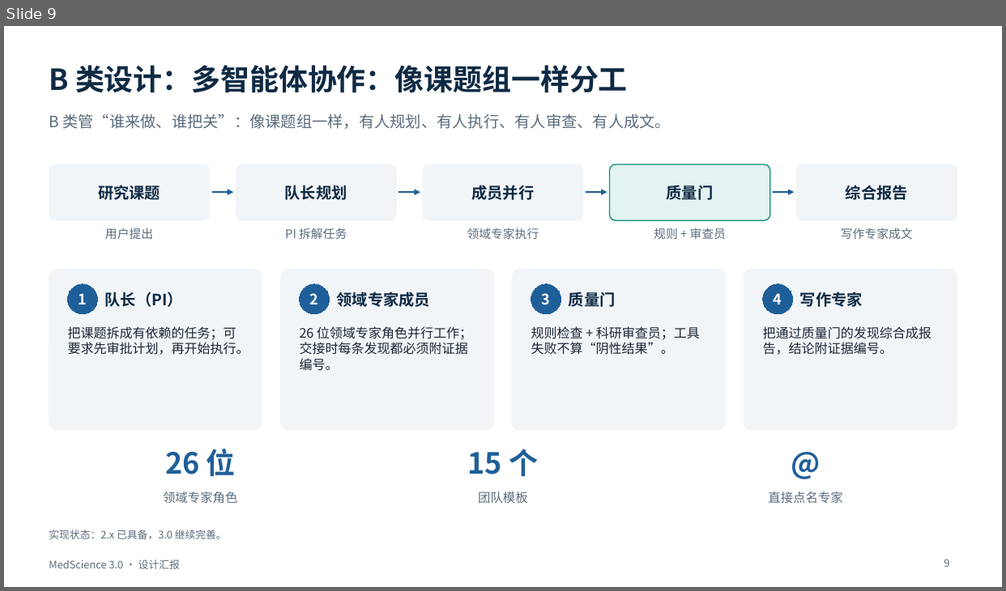
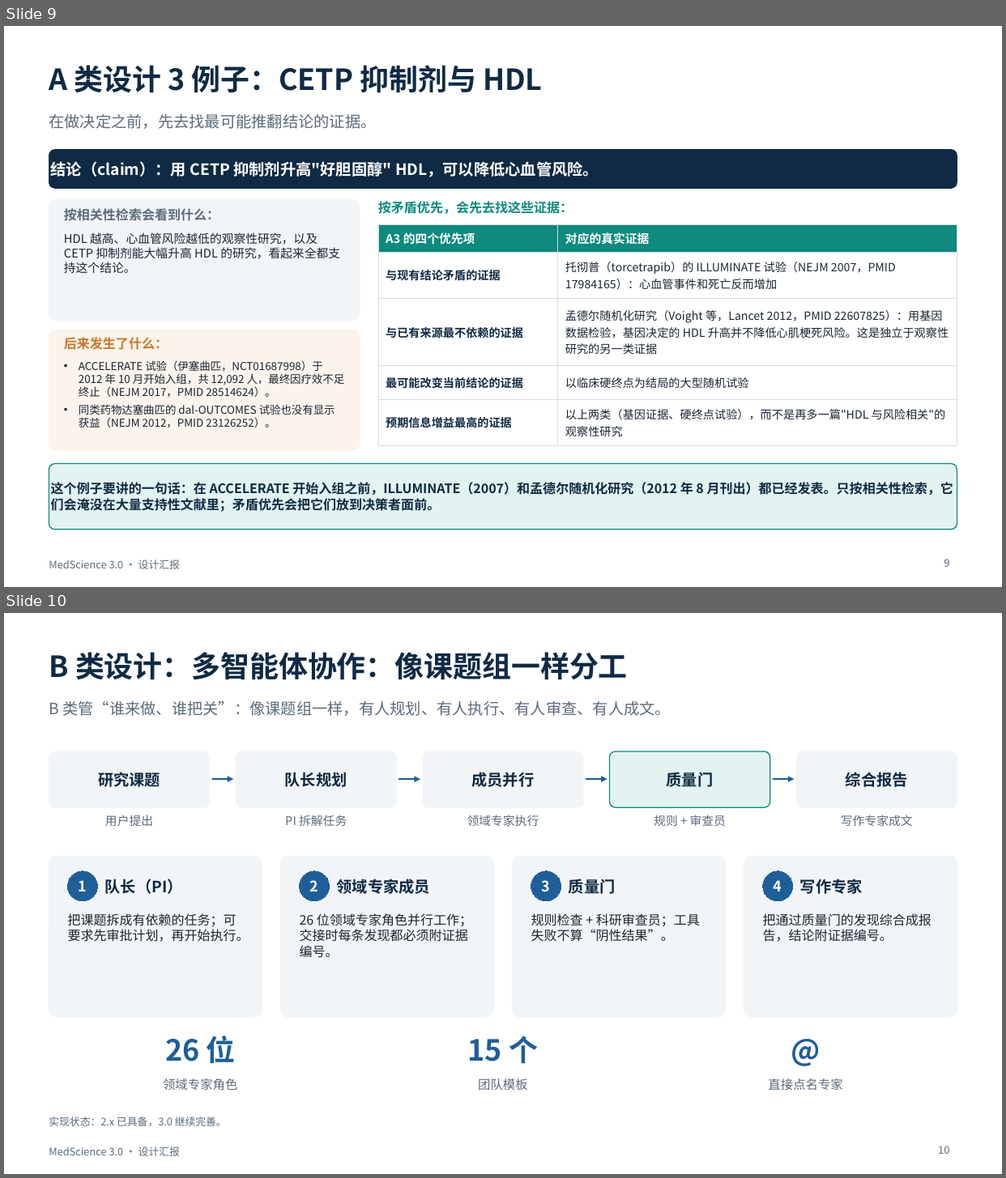
Before and after one commit to BenjaminDuo/MedScience, a slide deck: docs/presentation/MedScience-3.0-设计汇报.pptx. Shown one above the other, each under a label of ours: slide 9 before the commit, slides 9 and 10 after it. The pictures are 1006x591 and 1006x1178 pixels, drawn with LibreOffice and Linux fonts; fonts in the diff are those of the drawing. Boxes give left, top, right and bottom in pixels: in the first picture for what was removed or moved away, otherwise in the second. Text is boxed around its words. In the diff, an @@ line names an element or a change of style, - is before the commit and + after.

```diff
--- a/docs/presentation/MedScience-3.0-设计汇报.pptx
+++ b/docs/presentation/MedScience-3.0-设计汇报.pptx
@@ slide 9 added at [4,26,1002,587], background #FFFFFF; not listed: 1 template element that a slide beside it also shows @@
@@ title added at [49,65,543,93], 28 pt, text #0F2A44, bold @@
+A 类设计 3 例子：CETP 抑制剂与 HDL
@@ text added at [49,114,376,129], 15 pt, text #5B6B7C @@
+在做决定之前，先去找最可能推翻结论的证据。
@@ rounded rectangle added at [49,149,957,189], fill #0F2A44, outline #0F2A44 0.5 pt, 15 pt, text #FFFFFF, bold @@
+结论（claim）：用 CETP 抑制剂升高"好胆固醇" HDL，可以降低心血管风险。
@@ rounded rectangle added at [49,199,360,321], fill #F2F5F8, outline #F2F5F8 1 pt @@
@@ text added at [64,208,219,221], 12.5 pt, text #5B6B7C, bold @@
+按相关性检索会看到什么：
@@ text added at [378,201,573,214], 12.5 pt, text #0E8A7E, bold @@
+按矛盾优先，会先去找这些证据：
@@ text added at [64,233,340,273], 11.5 pt, text #1B2533 @@
+HDL 越高、心血管风险越低的观察性研究，以及 CETP 抑制剂能大幅升高 HDL 的研究，看起来全都支持这个结论。
@@ table added at [378,225,957,440], 5 rows, 2 columns @@
+A3 的四个优先项 | 对应的真实证据
+与现有结论矛盾的证据 | 托彻普（torcetrapib）的 ILLUMINATE 试验（NEJM 2007，PMID 17984165）：心血管事件和死亡反而增加
+与已有来源最不依赖的证据 | 孟德尔随机化研究（Voight 等，Lancet 2012，PMID 22607825）：用基因数据检验，基因决定的 HDL 升高并不降低心肌梗死风险。这是独立于观察性研究的另一类证据
+最可能改变当前结论的证据 | 以临床硬终点为结局的大型随机试验
+预期信息增益最高的证据 | 以上两类（基因证据、硬终点试验），而不是再多一篇"HDL 与风险相关"的观察性研究
@@ rounded rectangle added at [49,330,360,451], fill #FBF4EC, outline #FBF4EC 1 pt @@
@@ text added at [64,337,168,350], 12.5 pt, text #C9792A, bold @@
+后来发生了什么：
@@ text added at [79,361,345,429], 10.5 pt, text #1B2533 @@
+• ACCELERATE 试验（伊塞曲匹，NCT01687998）于 2012 年 10 月开始入组，共 12,092 人，最终因疗效不足终止（NEJM 2017，PMID 28514624）。
+• 同类药物达塞曲匹的 dal-OUTCOMES 试验也没有显示获益（NEJM 2012，PMID 23126252）。
@@ rounded rectangle added at [49,464,957,530], fill #E3F3F1, outline #0E8A7E 1 pt, 12.5 pt, text #0F2A44, bold @@
+这个例子要讲的一句话：在 ACCELERATE 开始入组之前，ILLUMINATE（2007）和孟德尔随机化研究（2012 年 8 月刊出）都已经发表。只按相关性检索，它们会淹没在大量支持性文献里；矛盾优先会把它们放到决策者面前。
@@ page number added at [944,559,949,567], 10 pt, text #5B6B7C @@
+9
@@ what was slide 9 is now slide 10 @@
@@ page number at [938,1146,949,1154]: text changed @@
-9
+10
```
Also in this commit, not shown: 1 slide changed, 2 other files.
